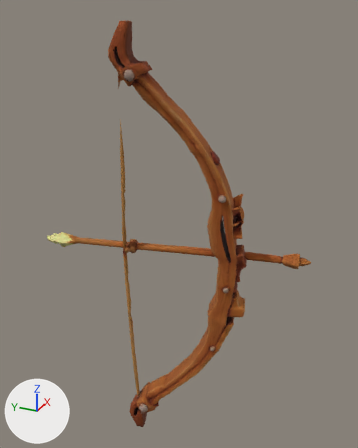
The glTF model public/models/bow.glb as it was, and as the next commit left it.
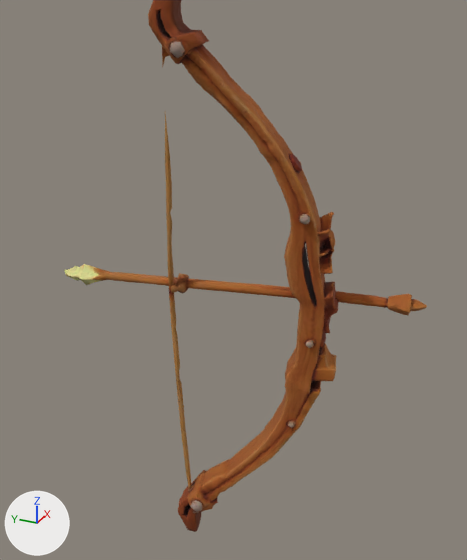
The first picture shows the older version from a 50 mm lens placed at (-0.925, -0.44, 0.54), pointed at (0.034, -0.009, 0.06). The close-ups show the older and then the newer version on the part from 0% to 95% of the width and 9% to 100% of the height of that picture. Only the edits that show in the close-ups are written down. Lighting does not change. The marker at lower left points along +X, +Y and +Z. Where no turn or scale is listed for an object, it has been applied to the vertices. Vertices at exactly the same position are counted once.

Names of what the first close-up shows: 'tripo_node_9ff2b1a6-fc5c-49ac-a2ff-49a0519614ad'.
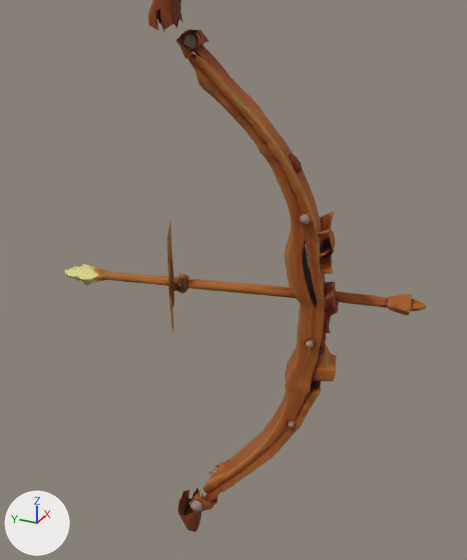
Where the change shows, as pixel boxes (x1, y1, x2, y2) in the close-ups (467 x 560 px):
part 1 of me_tripo_mesh_9ff2b1a6_fc5c_49ac_a2ff_49a0519614ad, deleted: before (150, 18, 214, 515)

What the commit changed:
me_tripo_mesh_9ff2b1a6_fc5c_49ac_a2ff_49a0519614ad is used by ob_tripo_node_9ff2b1a6_fc5c_49ac_a2ff_49a0519614ad; location (0.0, 0.0, 0.0).
me_tripo_mesh_9ff2b1a6_fc5c_49ac_a2ff_49a0519614ad had 2790 vertices, 5599 faces and spanned x -0.099..0.099, y -0.309..0.309, z -0.5..0.5.
me_tripo_mesh_9ff2b1a6_fc5c_49ac_a2ff_49a0519614ad now has 2561 vertices, 4970 faces and spans x -0.099..0.099, y -0.309..0.309, z -0.5..0.5.
me_tripo_mesh_9ff2b1a6_fc5c_49ac_a2ff_49a0519614ad part 1: 229 vertices removed from x -0.098..-0.005, y 0.021..0.101, z -0.436..0.435.
